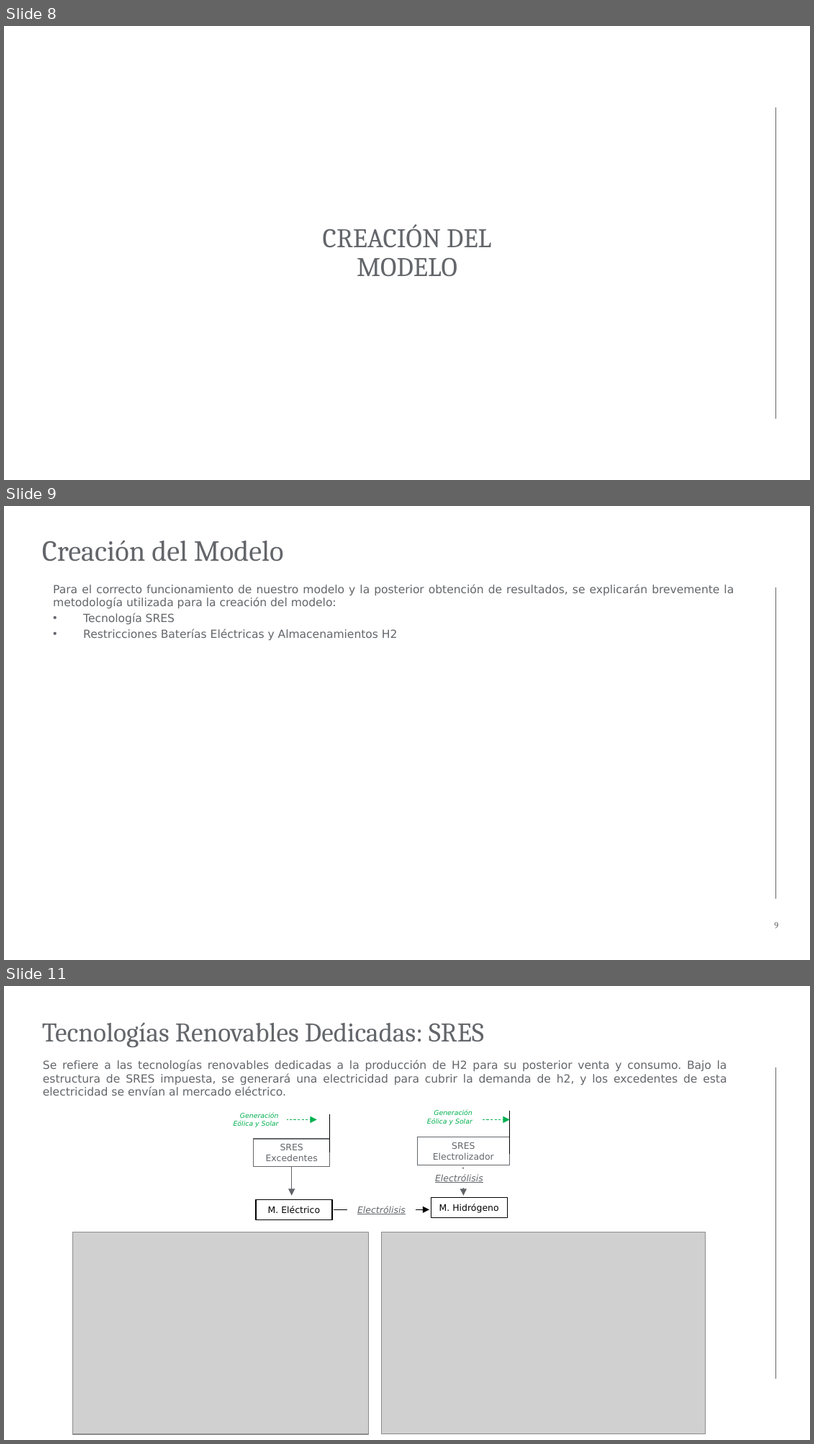
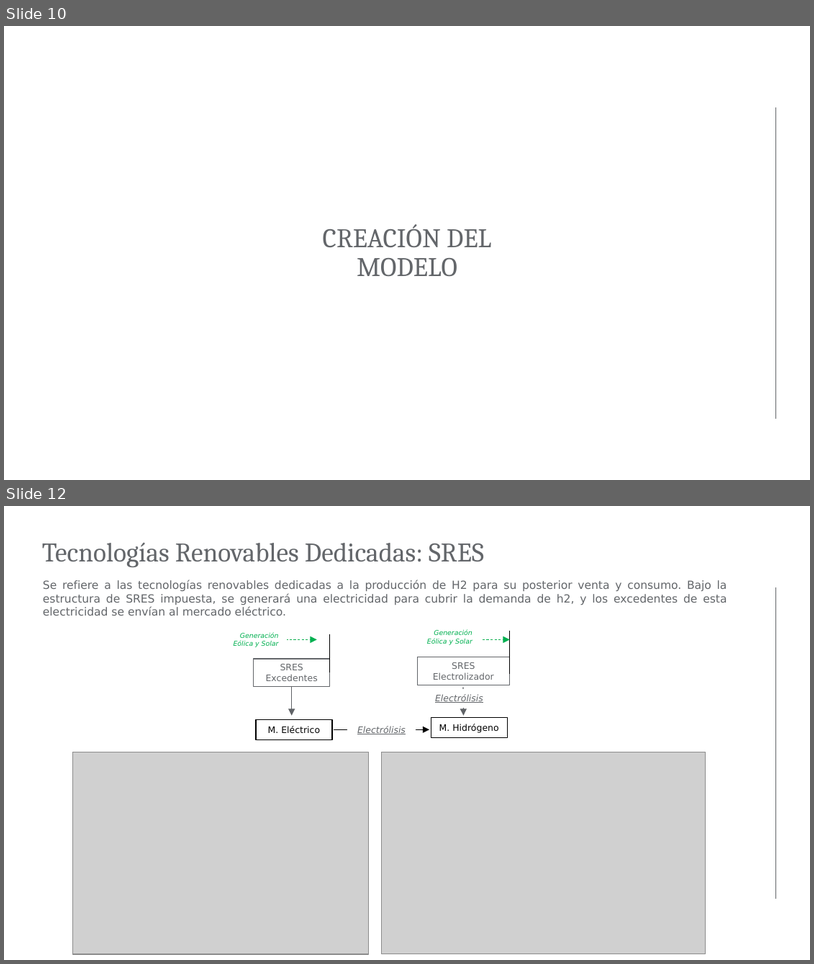
Before and after one commit to anabatres28-png/Dispatching-Project-in-PypSA, a slide deck: hojas_de_datos/presentación.pptx. Shown one above the other, each under a label of ours: slides 8, 9 and 11 before the commit, slides 10 and 12 after it; the slides between them are not shown. The pictures are 814x1444 and 814x964 pixels, drawn with LibreOffice and Linux fonts; fonts in the diff are those of the drawing; grey boxes stand for pictures; background and template pictures are left out. Boxes give left, top, right and bottom in pixels: in the first picture for what was removed or moved away, otherwise in the second. Text is boxed around its words. In the diff, an @@ line names an element or a change of style, - is before the commit and + after.

```diff
--- a/hojas_de_datos/presentación.pptx
+++ b/hojas_de_datos/presentación.pptx
@@ slide 9 removed at box(4, 506, 810, 960), background #FFFFFF; not listed: 1 template element that a slide beside it also shows @@
@@ text removed at box(42, 540, 284, 561) @@
-Creación del Modelo
@@ text removed at box(53, 584, 734, 640) @@
-Para el correcto funcionamiento de nuestro modelo y la posterior obtención de resultados, se explicarán brevemente la metodología utilizada para la creación del modelo:
-• Tecnología SRES
-• Restricciones Baterías Eléctricas y Almacenamientos H2
@@ page number removed at box(774, 921, 779, 928) @@
-9
@@ what was slide 8 is now slide 10 @@
@@ what was slide 11 is now slide 12 @@
```
Also in this commit, not shown: 2 slides changed, 41 slides added, 9 other slides removed, 13 other files.
